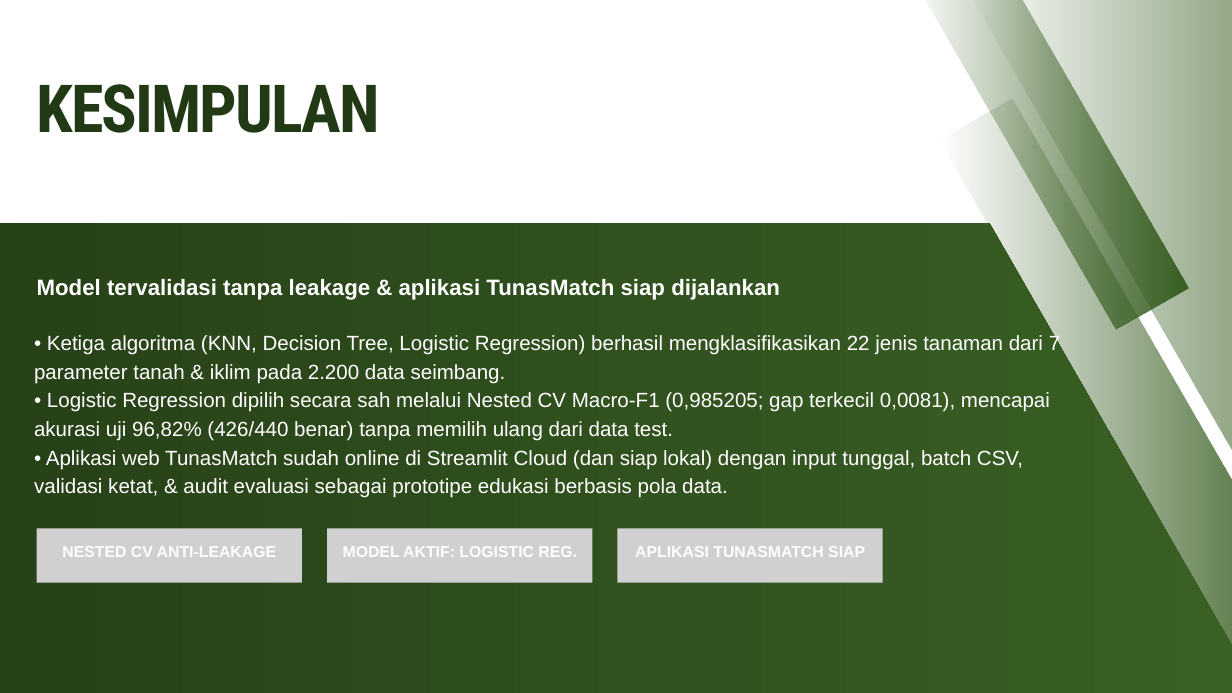
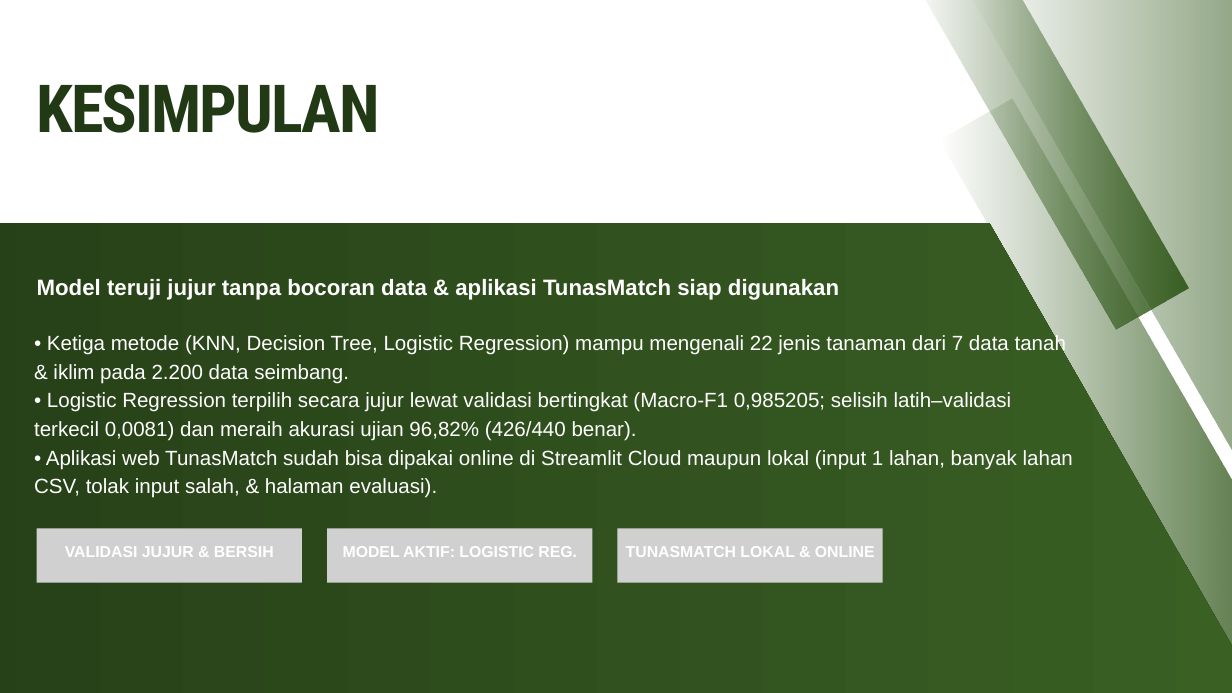
Before and after one commit to mikhailazka-dotcom/ML2026_TEK1302_Kelompok7_TunasMatch, a slide deck: slide 18 of presentation/Laporan_Proyek_Tanaman.pptx. Drawn at 1232x693 pixels with LibreOffice and Linux fonts; fonts in the diff are those of the drawing; grey boxes stand for pictures. Boxes give left, top, right and bottom in pixels: in the first picture for what was removed or moved away, otherwise in the second. Text is boxed around its words. In the diff, an @@ line names an element or a change of style, - is before the commit and + after.

```diff
--- a/presentation/Laporan_Proyek_Tanaman.pptx
+++ b/presentation/Laporan_Proyek_Tanaman.pptx
@@ text at <box>37,279,839,300</box>: text changed @@
-Model tervalidasi tanpa leakage & aplikasi TunasMatch siap dijalankan
+Model teruji jujur tanpa bocoran data & aplikasi TunasMatch siap digunakan
@@ text at <box>34,334,1073,498</box>: text changed @@
-• Ketiga algoritma (KNN, Decision Tree, Logistic Regression) berhasil mengklasifikasikan 22 jenis tanaman dari 7 parameter tanah & iklim pada 2.200 data seimbang.
-• Logistic Regression dipilih secara sah melalui Nested CV Macro-F1 (0,985205; gap terkecil 0,0081), mencapai akurasi uji 96,82% (426/440 benar) tanpa memilih ulang dari data test.
-• Aplikasi web TunasMatch sudah online di Streamlit Cloud (dan siap lokal) dengan input tunggal, batch CSV, validasi ketat, & audit evaluasi sebagai prototipe edukasi berbasis pola data.
+• Ketiga metode (KNN, Decision Tree, Logistic Regression) mampu mengenali 22 jenis tanaman dari 7 data tanah & iklim pada 2.200 data seimbang.
+• Logistic Regression terpilih secara jujur lewat validasi bertingkat (Macro-F1 0,985205; selisih latih–validasi terkecil 0,0081) dan meraih akurasi ujian 96,82% (426/440 benar).
+• Aplikasi web TunasMatch sudah bisa dipakai online di Streamlit Cloud maupun lokal (input 1 lahan, banyak lahan CSV, tolak input salah, & halaman evaluasi).
@@ text at <box>65,546,274,557</box>: text changed @@
-NESTED CV ANTI-LEAKAGE
+VALIDASI JUJUR & BERSIH
@@ text at <box>626,546,875,557</box>: text changed @@
-APLIKASI TUNASMATCH SIAP
+TUNASMATCH LOKAL & ONLINE
```
Also in this commit, not shown: 16 other slides changed, 5 other files.
